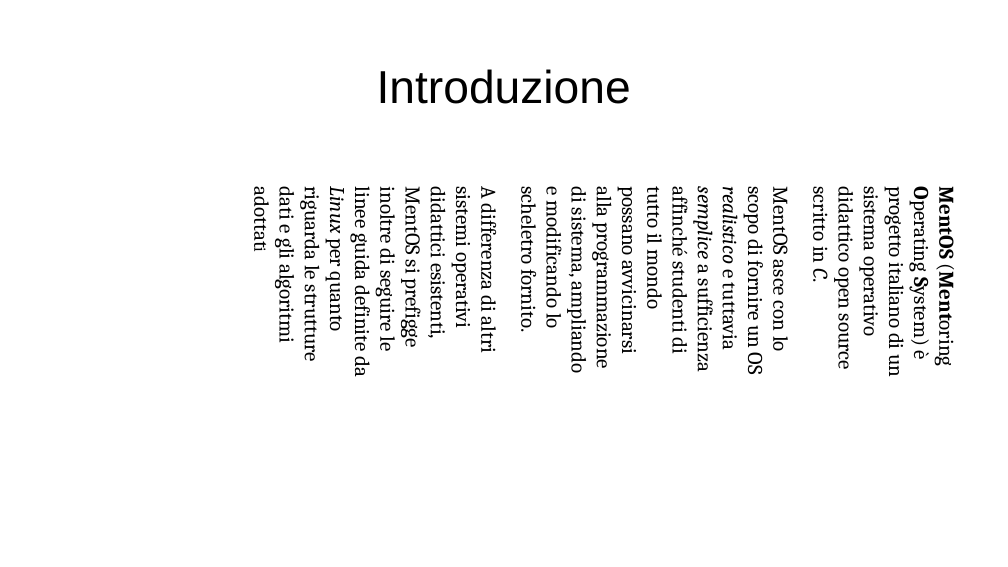
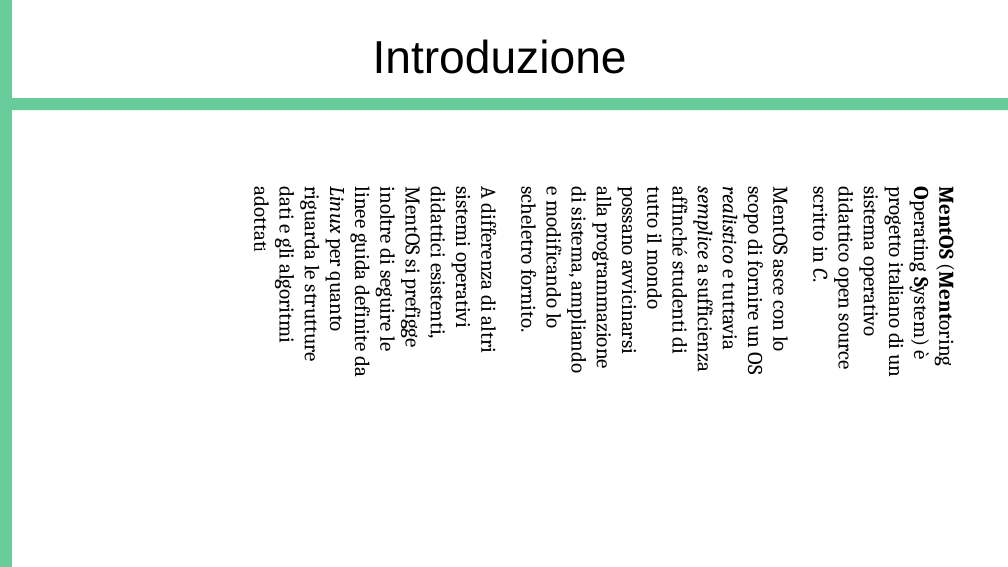
Before and after one commit to ProgrammazioneDiSistema2023-IA-ZZ/Group04, a slide deck: slide 2 of MentOS.odp. Drawn at 1008x567 pixels with LibreOffice and Linux fonts; fonts in the diff are those of the drawing. Boxes give left, top, right and bottom in pixels: in the first picture for what was removed or moved away, otherwise in the second. Text is boxed around its words. In the diff, an @@ line names an element or a change of style, - is before the commit and + after.

Commit message:
First draft for memory and intro completed

```diff
--- a/MentOS.odp
+++ b/MentOS.odp
@@ rectangle added at (0, 0, 12, 567), fill #66CC99 @@
@@ title "Introduzione": place and size @@
-title "Introduzione" at (377, 69, 631, 104)
+title "Introduzione" at (373, 39, 627, 74)
@@ rectangle added at (8, 98, 1008, 110), fill #66CC99 @@
```
Also in this commit, not shown: 7 other slides changed, 1 other file.
